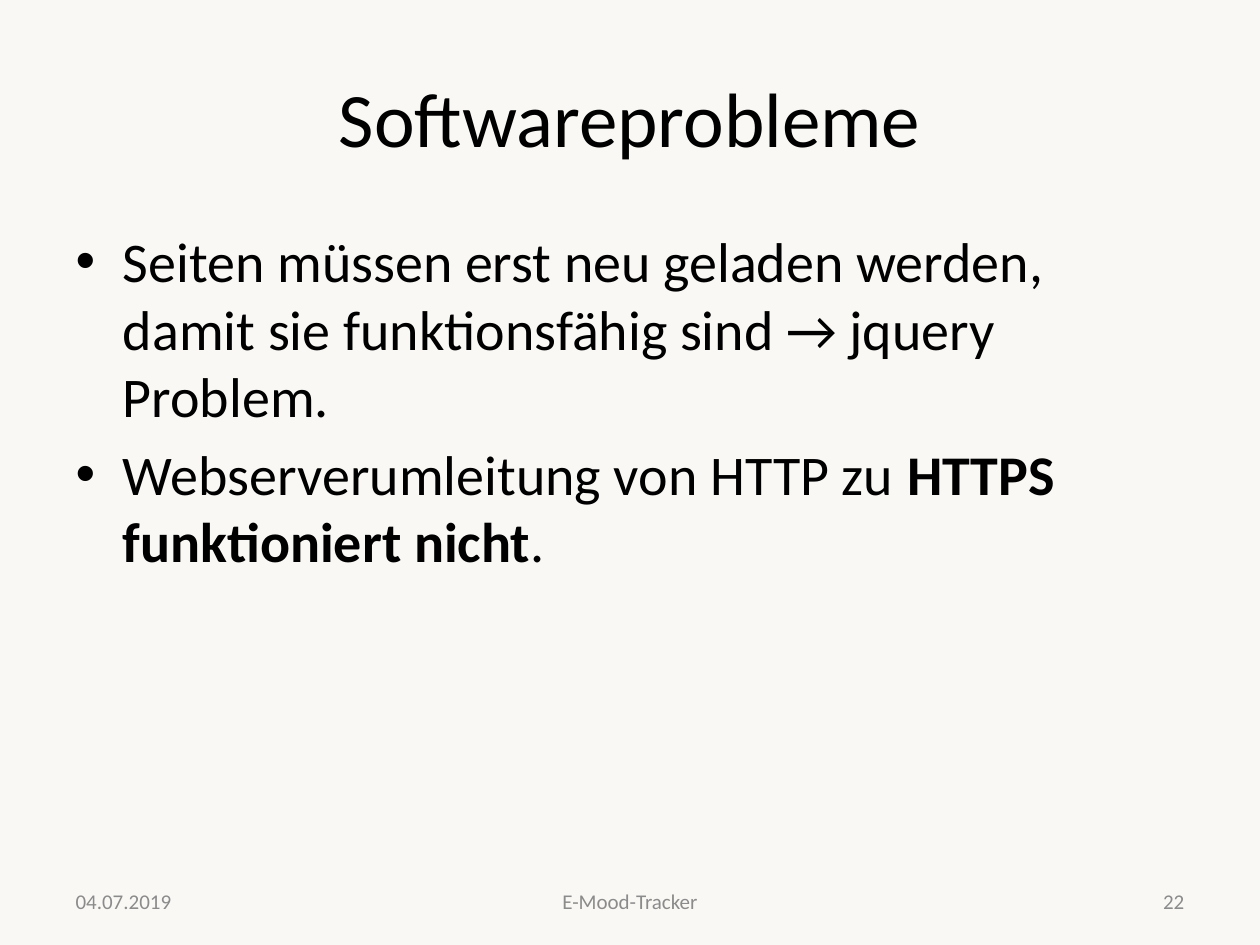
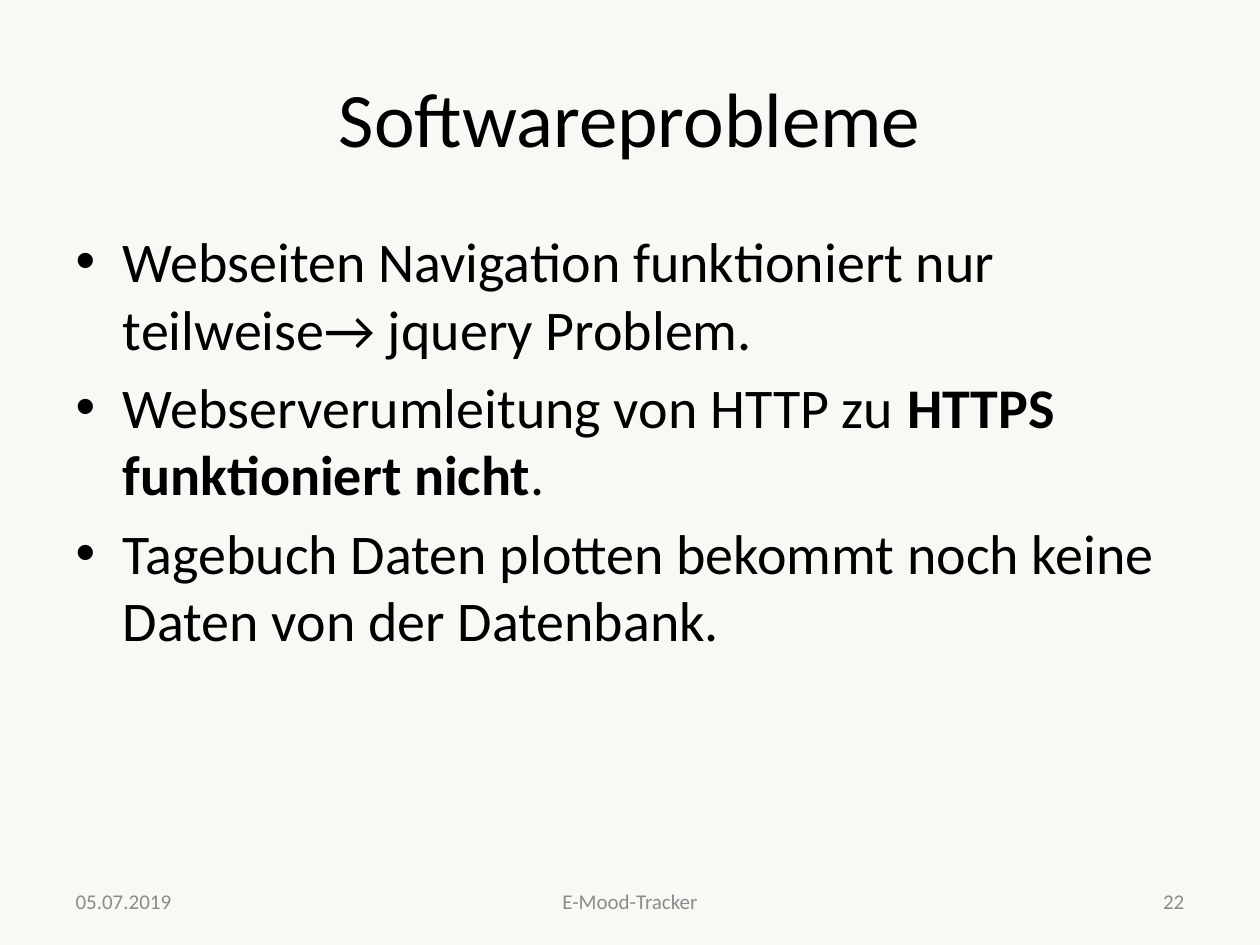
Before and after one commit to valeriapag/E-Mood-Tracker, a slide deck: slide 22 of Doku/endpräsentation-ehalth.pptx. Drawn at 1260x945 pixels with LibreOffice and Linux fonts; fonts in the diff are those of the drawing. Boxes give left, top, right and bottom in pixels: in the first picture for what was removed or moved away, otherwise in the second. Text is boxed around its words. In the diff, an @@ line names an element or a change of style, - is before the commit and + after.

```diff
--- a/Doku/endpräsentation-ehalth.pptx
+++ b/Doku/endpräsentation-ehalth.pptx
@@ text at (123, 243, 994, 360): text changed @@
-• Seiten müssen erst neu geladen werden, damit sie funktionsfähig sind → jquery Problem.
+• Webseiten Navigation funktioniert nur teilweise→ jquery Problem.
@@ text at (123, 535, 1154, 642): paragraph added @@
+• Tagebuch Daten plotten bekommt noch keine Daten von der Datenbank.
@@ text at (76, 895, 172, 909): text changed @@
-04.07.2019
+05.07.2019
```
Also in this commit, not shown: 22 other slides changed, 3 other files.
